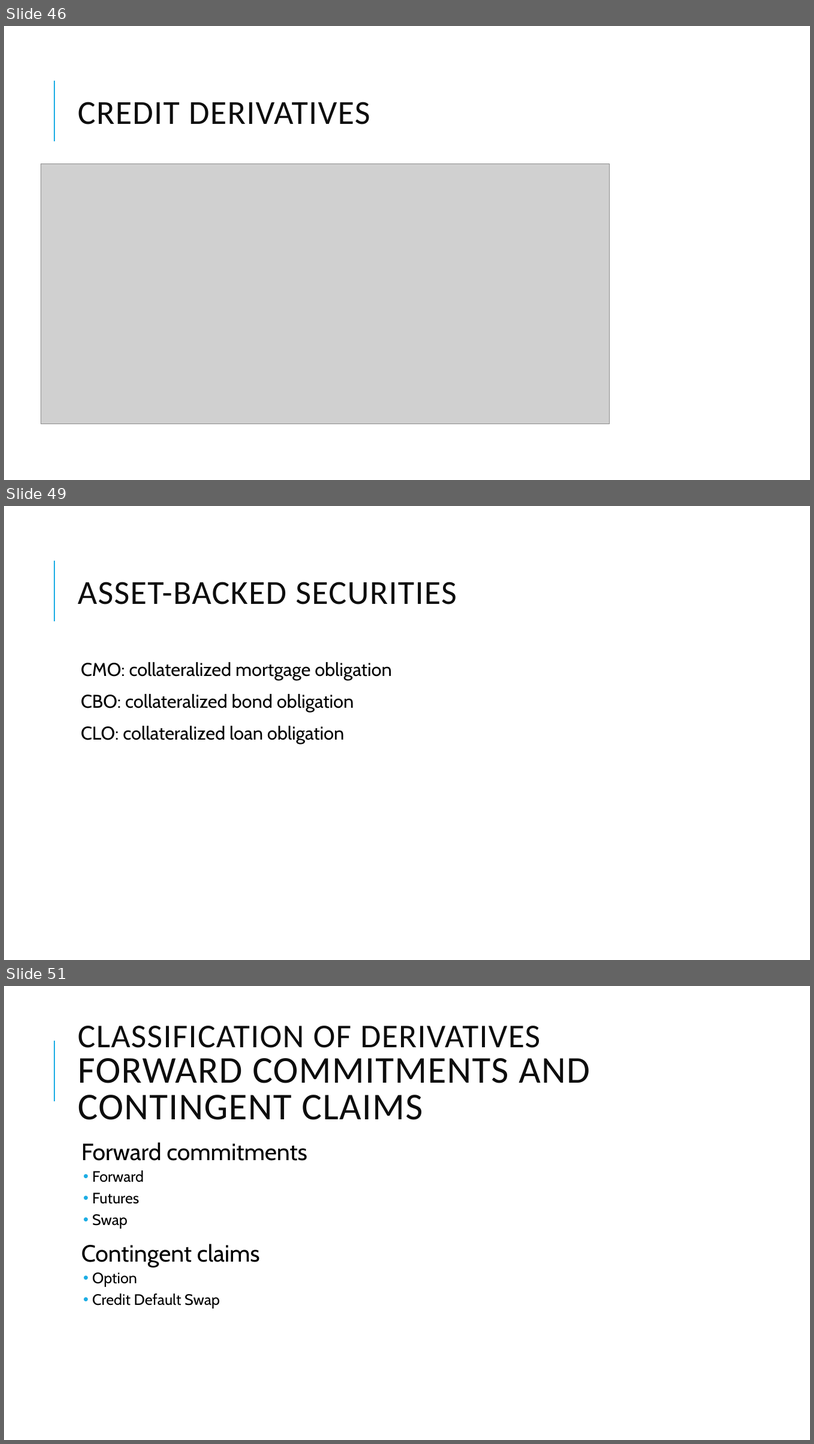
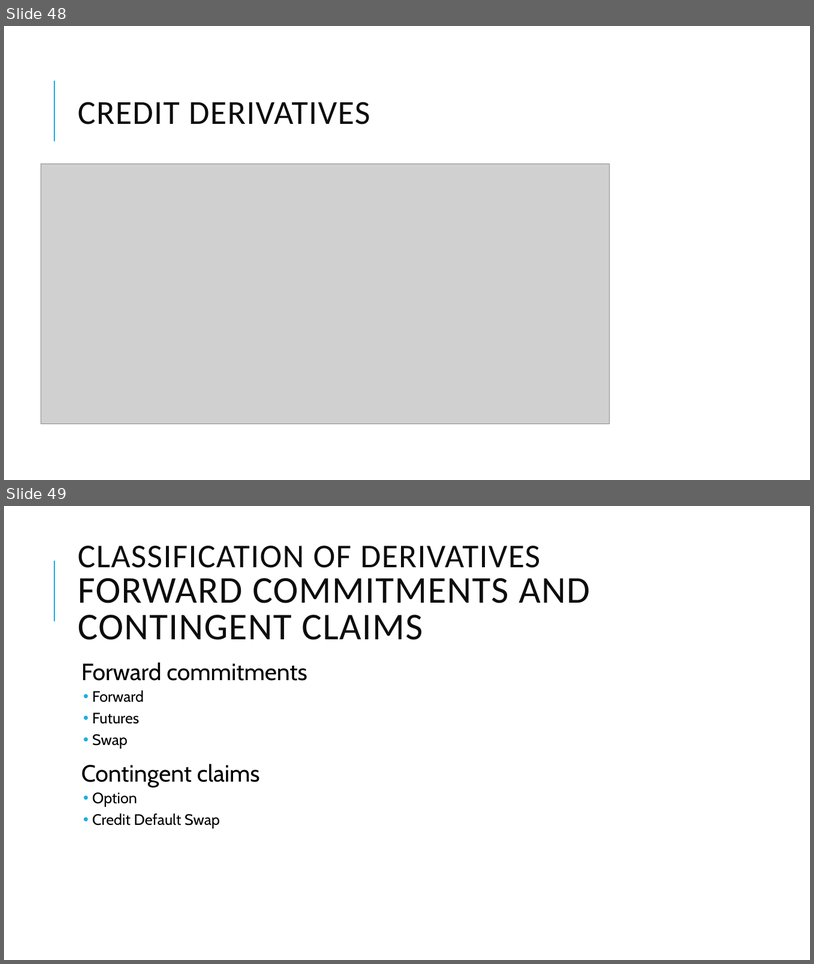
Before and after one commit to Isco0530/data, a slide deck: Derivatives.pptx. Shown one above the other, each under a label of ours: slides 46, 49 and 51 before the commit, slides 48 and 49 after it; the slides between them are not shown. The pictures are 814x1444 and 814x964 pixels, drawn with LibreOffice and Linux fonts; fonts in the diff are those of the drawing; grey boxes stand for pictures. Boxes give left, top, right and bottom in pixels: in the first picture for what was removed or moved away, otherwise in the second. Text is boxed around its words. In the diff, an @@ line names an element or a change of style, - is before the commit and + after.

```diff
--- a/Derivatives.pptx
+++ b/Derivatives.pptx
@@ slide 49 removed at (4, 506, 810, 960), background #FFFFFF; not listed: 1 template element that a slide beside it also shows @@
@@ title removed at (78, 582, 456, 604) @@
-ASSET-BACKED SECURITIES
@@ text removed at (81, 662, 392, 744) @@
-  CMO: collateralized mortgage obligation
-  CBO: collateralized bond obligation
-  CLO: collateralized loan obligation
@@ what was slide 46 is now slide 48 @@
@@ what was slide 51 is now slide 49 @@
```
Also in this commit, not shown: 10 slides changed, 5 slides added, 6 other slides removed.
